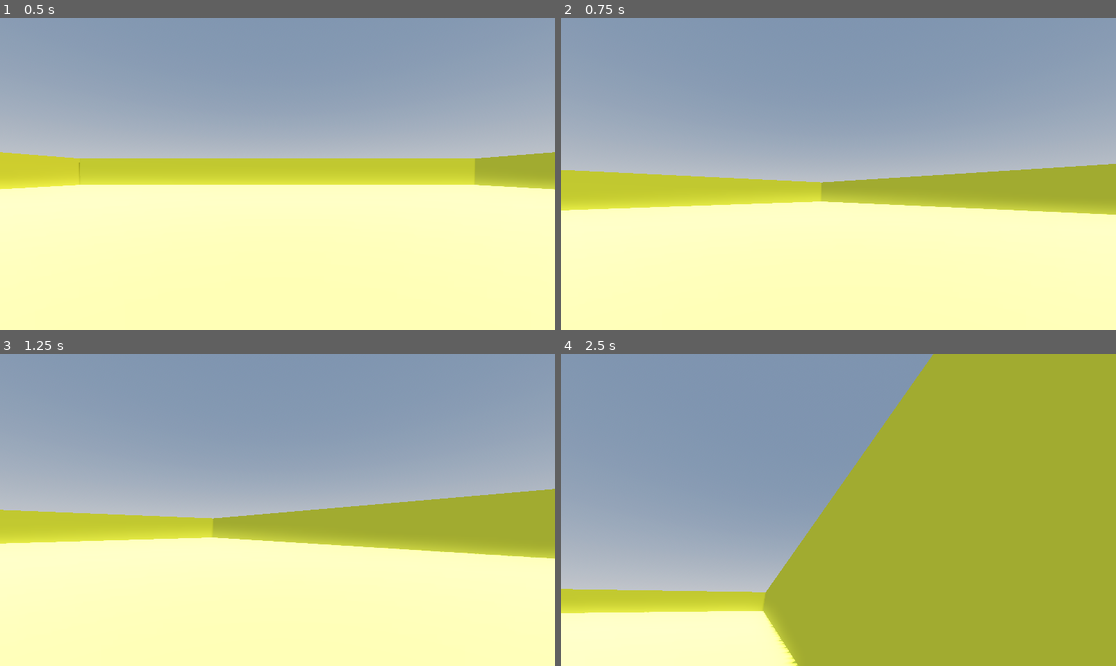
Above: before the commit, frames 1-4 (two rows, left to right).
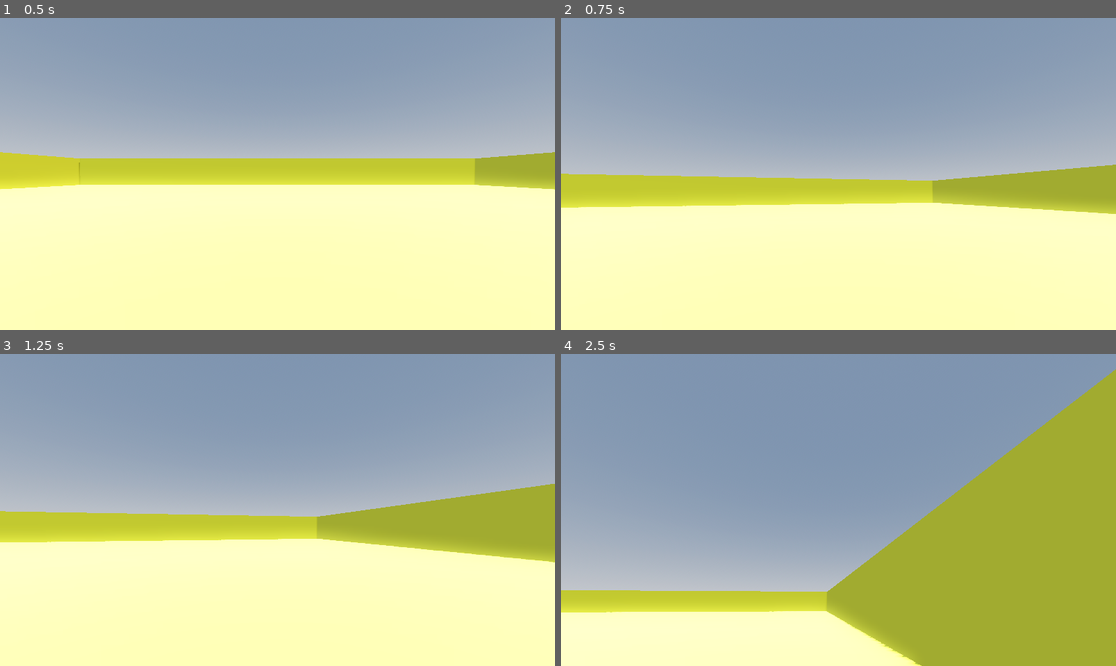
Above: after the commit, the same moments.

Repository: itcOnlineGaming/GA_2026_David_Alex
Game: Godot game, scene res://Scenes/1-WORLD/world.tscn
The game is run twice, just before and just after one commit, with the same random seed, the same clock (stepped at 60 frames per second) and the same inputs.
Inputs (mouse positions are in pixels of both pictures, inside the frame that each line leads up to):
- Up to frame 1 (0.5 s): no input
- Up to frame 2 (0.75 s): tap Enter at 0.5 s; move the mouse to (960, 158) at 0.52 s; hold D (right) from 0.53 s (still down)
- Up to frame 3 (1.25 s): keep holding D (right)
- Up to frame 4 (2.5 s): move the mouse to (727, 525) at 1.27 s; release D (right) at 1.28 s; hold S (down) 1.28-2.03 s; move the mouse to (894, 441) at 2.02 s; hold D (right) from 2.03 s (still down)

Frame 1 is identical in both runs. In frame 2, 2.7% of the frame differs, in the area x 0-100%, y 46-64%; in frame 3, 2.7%; in frame 4, 22%, in the area x 0-100%, y 0-100%.

Commit message:
redid sens

Diff:
--- a/Lab_01/3d-game/Scenes/2-Player/player.gd
+++ b/Lab_01/3d-game/Scenes/2-Player/player.gd
@@ -1,7 +1,7 @@
 extends CharacterBody3D
 
-const SPEED : float = 5.0
-const SENSITIVITY : float = 0.003
+@export var SPEED : float = 5.0
+@export var SENSITIVITY : Vector2 = Vector2(0.001,0.003)
 
 var gravity = ProjectSettings.get_setting("physics/3d/default_gravity")
 
@@ -14,10 +14,11 @@
 	Input.set_mouse_mode(Input.MOUSE_MODE_CAPTURED)
 
 
+
 func _unhandled_input(event):
 	if event is InputEventMouseMotion:
-		player.rotate_y(-event.relative.x * SENSITIVITY)
-		camera.rotate_x(-event.relative.y * SENSITIVITY)
+		player.rotate_y(-event.relative.x * SENSITIVITY.x)
+		camera.rotate_x(-event.relative.y * SENSITIVITY.y)
 		camera.rotation.x = clamp(camera.rotation.x,deg_to_rad(-40),deg_to_rad(60))
 
 
--- a/Lab_01/3d-game/Scenes/3-Enemy/enemy.gd
+++ b/Lab_01/3d-game/Scenes/3-Enemy/enemy.gd
@@ -2,7 +2,10 @@
 
 @onready var navigation_agent_3d: NavigationAgent3D = $NavigationAgent3D
 
+var Speed = 3.0
 
+func _physics_process(delta):
+	var current_location
 
 func update_target_location(target_location):
 	navigation_agent_3d.set_target_location(target_location)
